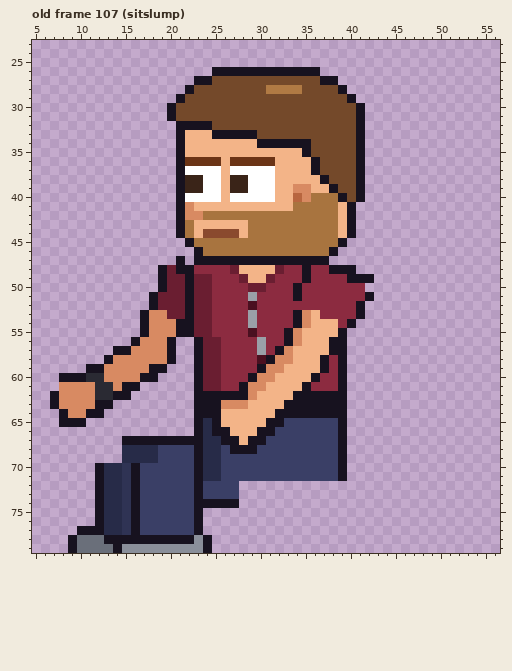
Edited in one commit: pixel-art file (sprites/staff/office_adult_left_anim.aseprite). This is how it looked before the edit.
64x80 pixels, 129 frames. Colours within 5 levels of each other are drawn and written as one. Shown: old frame 107 (sitslump): x 5..56, y 23..79. The commit also changed other frames, which this record leaves out.
And afterwards:
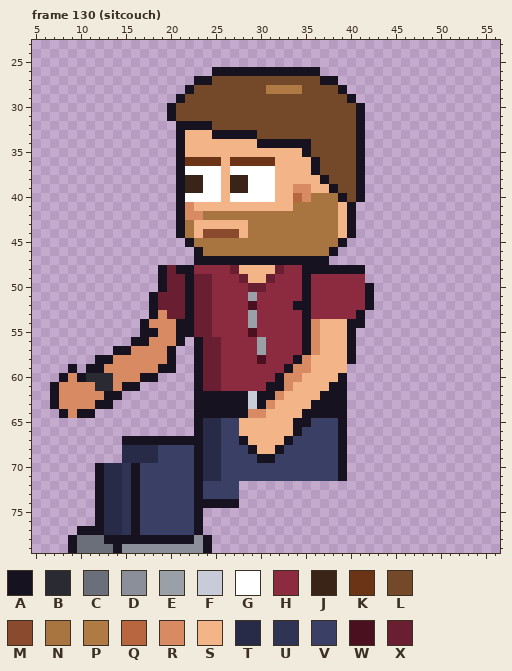
Palette (. is transparent): A #17121f  B #2a2a33  C #6a6f7a  D #8a8f9a  E #9aa0a8  F #c8ccd8  G #ffffff  H #8c2b40  J #3a2418  K #6b3416  L #74492a  M #8a4a2e  N #a8743f  P #b07a44  Q #b8663f  R #d88a62  S #f3b488  T #272b48  U #2f3354  V #3a3f66  W #4a1020  X #6a1e31
A new or re-ordered frame is compared with the old frame closest to it.
Edits made:
frames 129 -> 135
Changed rows in their new state; - is an unchanged pixel.
Frame 130 (sitcouch) is new; against old frame 107 (sitslump), layers "Watch", "Near Arm", "Back Arm":
first column x 7:
47 --------------.---------------------
48 -----------------------------AA---A-
49 ---------------------------------HH.
50 ---------------------------HA------A
51 ---------------------------HA-------
52 ---------------------------AA-----HA
53 ----------.A---------------HAH------
54 ---------------------------HAR--S-A-
55 -----------A--------------HHAR--SA--
56 ----------A--RA-----------HHAR-SSA--
57 -------------------------HHHAR-SSA--
58 -----A------------------HHHAR-SSSA--
59 --A--------R-A---------HHHARR-SSS---
60 --R---B---------------HHHARR-SSS----
61 A--------------------HHHAAR-SSSA----
62 -----RA-.-------------FAAR-SSS------
63 -------------------AAAFAR-SSS-------
64 ---A-.-------------AAARR-SSS--------
65 -...--------------TVV---SSSAA-------
66 ------------------TVV--SSSSA--------
67 -------------------VVASSSSA---------
68 --------------------VV-SSA----------
69 -----------------------AA-----------
Where, in picture pixels (left, top, right, bottom), the same in both pictures:
erased: (176, 256, 185, 265)
changed: (212, 265, 374, 463)
changed: (50, 310, 185, 427)
